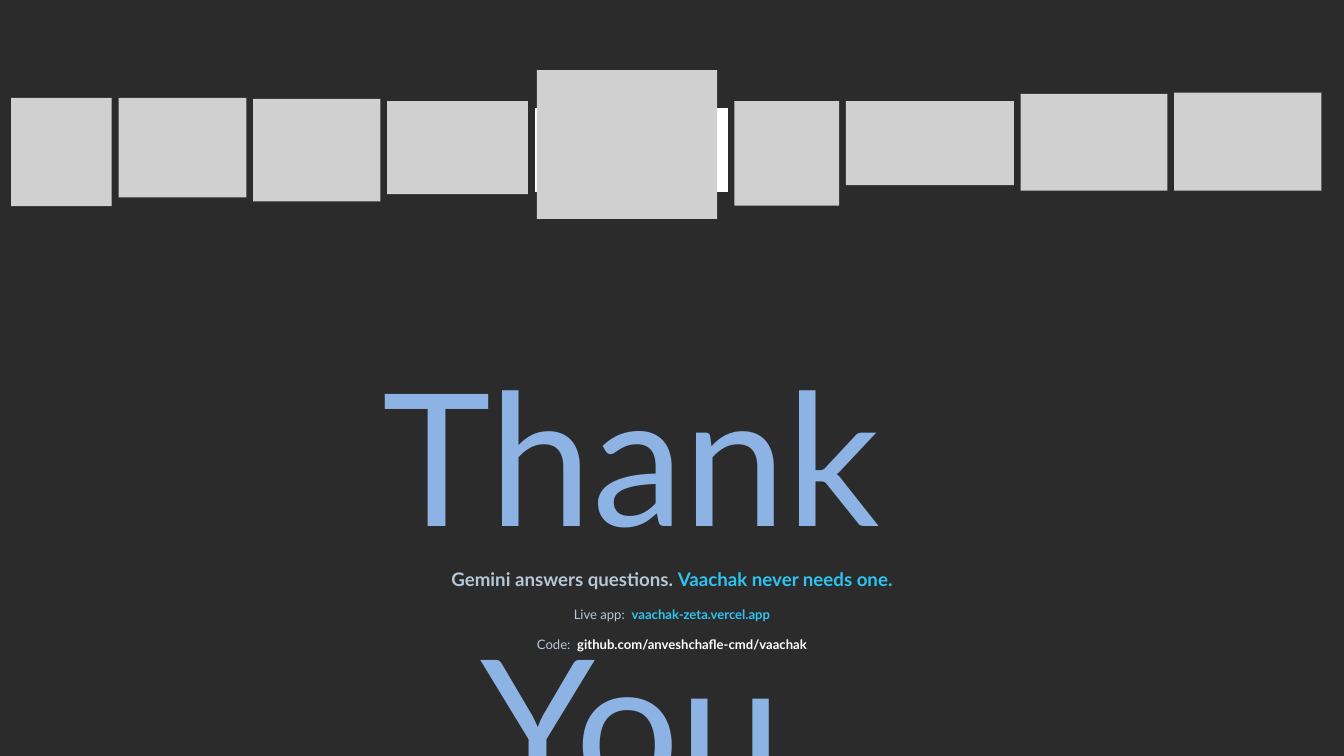
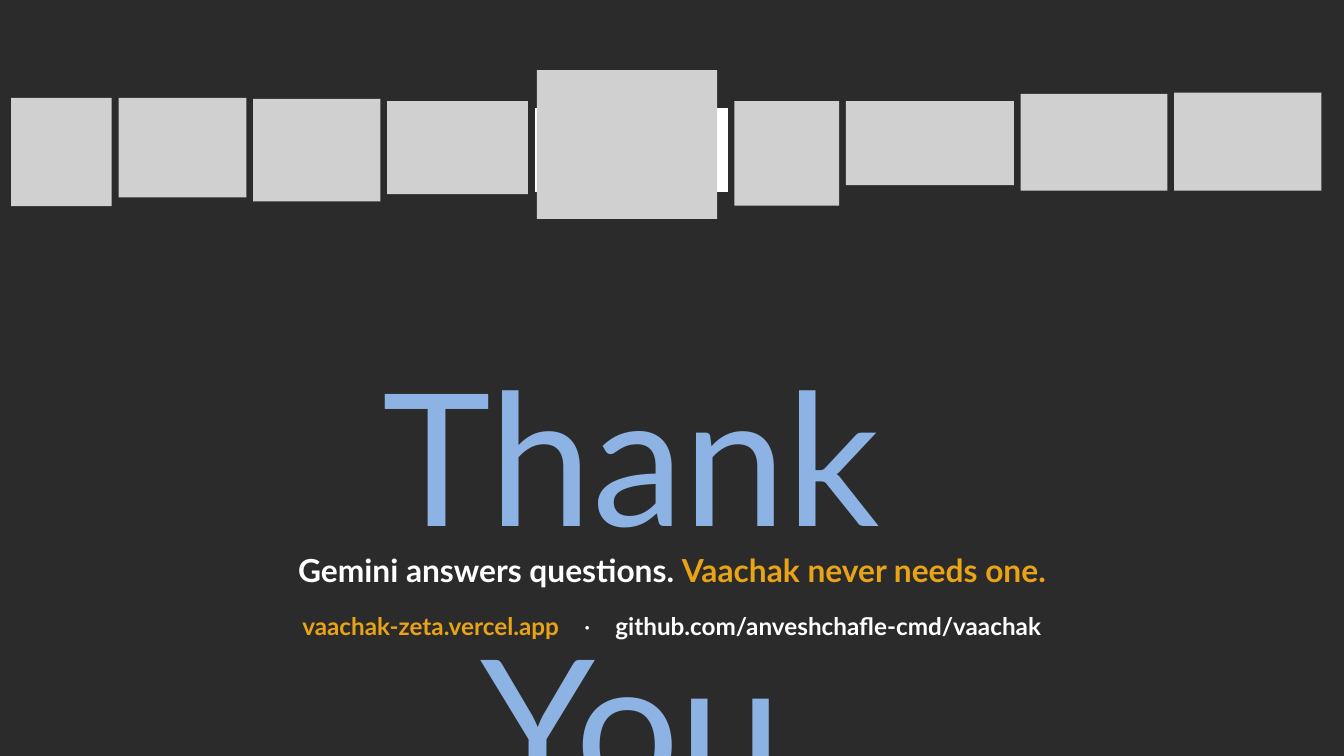
Before and after one commit to anveshchafle-cmd/vaachak, a slide deck: slide 8 of frontend/public/Vaachak-THINK-AI-4.0.pptx. Drawn at 1344x756 pixels with LibreOffice and Linux fonts; fonts in the diff are those of the drawing; grey boxes stand for pictures; background and template pictures are left out; a plain dark background stands for a picture behind light text. Boxes give left, top, right and bottom in pixels: in the first picture for what was removed or moved away, otherwise in the second. Text is boxed around its words. In the diff, an @@ line names an element or a change of style, - is before the commit and + after.

```diff
--- a/frontend/public/Vaachak-THINK-AI-4.0.pptx
+++ b/frontend/public/Vaachak-THINK-AI-4.0.pptx
@@ text "Gemini answers questions. Vaachak never ...": place and size @@
-text "Gemini answers questions. Vaachak never ..." at [451, 572, 893, 589]
+text "Gemini answers questions. Vaachak never ..." at [298, 558, 1046, 588]
@@ text "Gemini answers questions. Vaachak never ..." at [298, 558, 1046, 588]: size 20 to 34 pt; text colour #B8C7D6 to #FFFFFF in "Gemini answers questions."; text colour #2EC4F1 to #E8A317 in "Vaachak never needs one." @@
@@ text at [302, 617, 1041, 640]: text changed; size 14 to 26 pt; text colour #2EC4F1 to #FFFFFF @@
-Live app: vaachak-zeta.vercel.app
+vaachak-zeta.vercel.app · github.com/anveshchafle-cmd/vaachak
@@ text removed at [537, 639, 807, 652] @@
-Code: github.com/anveshchafle-cmd/vaachak
```
Also in this commit, not shown: 7 other slides changed, 1 other file.
